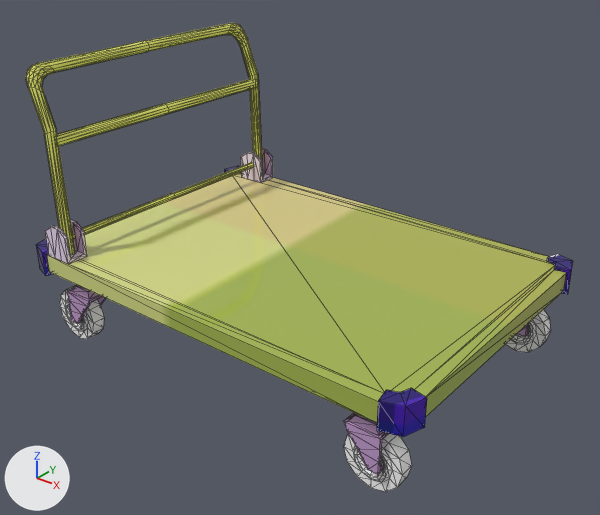
One commit to the FBX model Assets/Art/Model/Prop/Wagon.fbx: the scene before it, then after it.
The view is the same before and after, from a 50 mm lens placed at (1.208, -1.506, 1.187), pointed at (0.031, -0.034, 0.274). The axes (+X, +Y, +Z) are drawn at lower left. The lights are the same throughout. The picture after the commit comes second. Mesh edges are drawn as thin lines. Where no turn or scale is listed for an object, it has been applied to the vertices.

The first picture shows 'Wagon'.
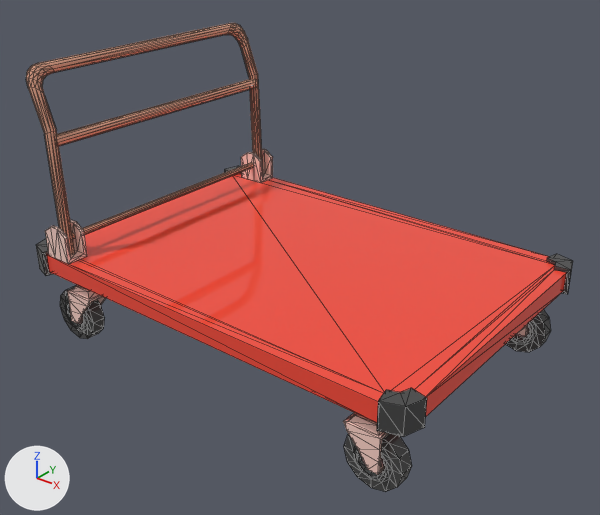
Changed parts and their boxes [x1, y1, x2, y2] in the pictures (600 x 515 px):
part 1 of me_mesh, reshaped
    both: [40, 23, 258, 239]
part 2 of me_mesh, surface changed (beige to red)
    both: [26, 23, 573, 492]

The change in detail:
me_mesh is used by ob_wagon; location (0.0, 0.0, 0.0).
me_mesh had 1076 vertices, 2036 faces and spanned x -0.584..0.584, y -0.409..0.409, z 0.0..0.738.
me_mesh now has 1040 vertices, 1964 faces and spans x -0.584..0.584, y -0.409..0.409, z 0.0..0.738.
Part 1, on me_mesh:
36 vertices are removed from x -0.542..-0.453, y 0.0, z 0.299..0.738.
144 faces are deleted.
72 new faces join them.
me_mesh part 2: 1892 kept faces spanning x -0.584..0.584, y -0.409..0.409, z 0.0..0.738 get new texture (UV) coordinates.
